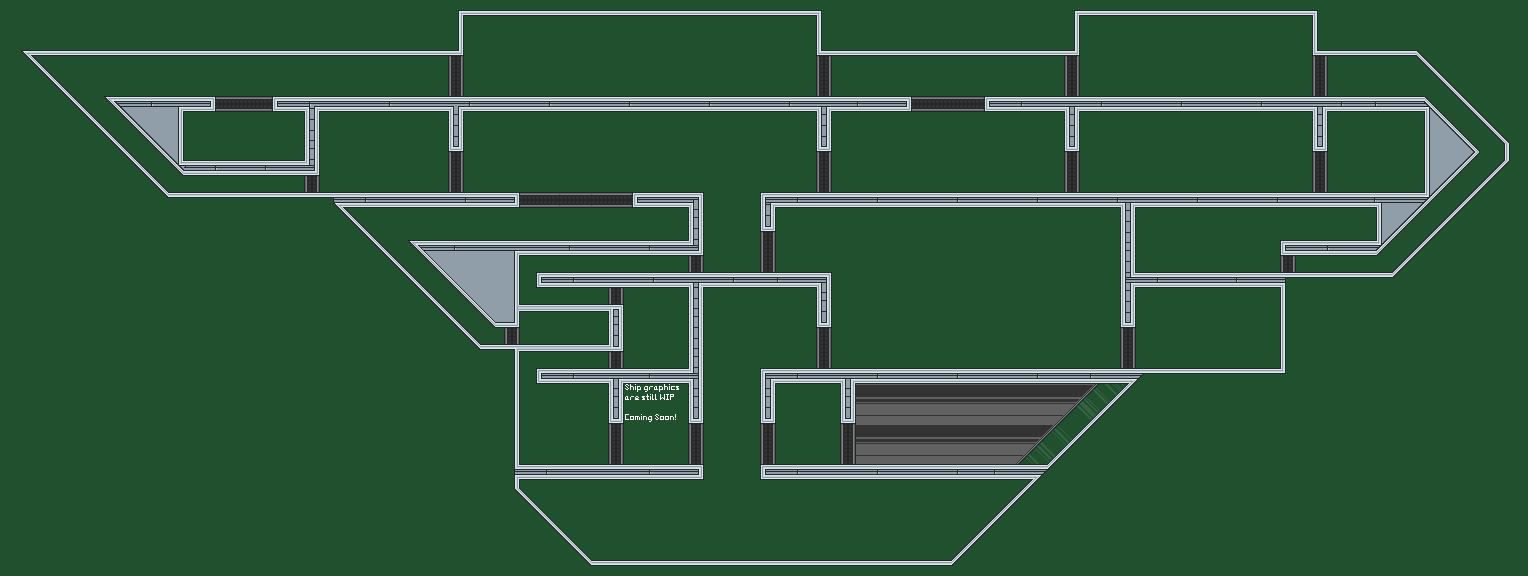
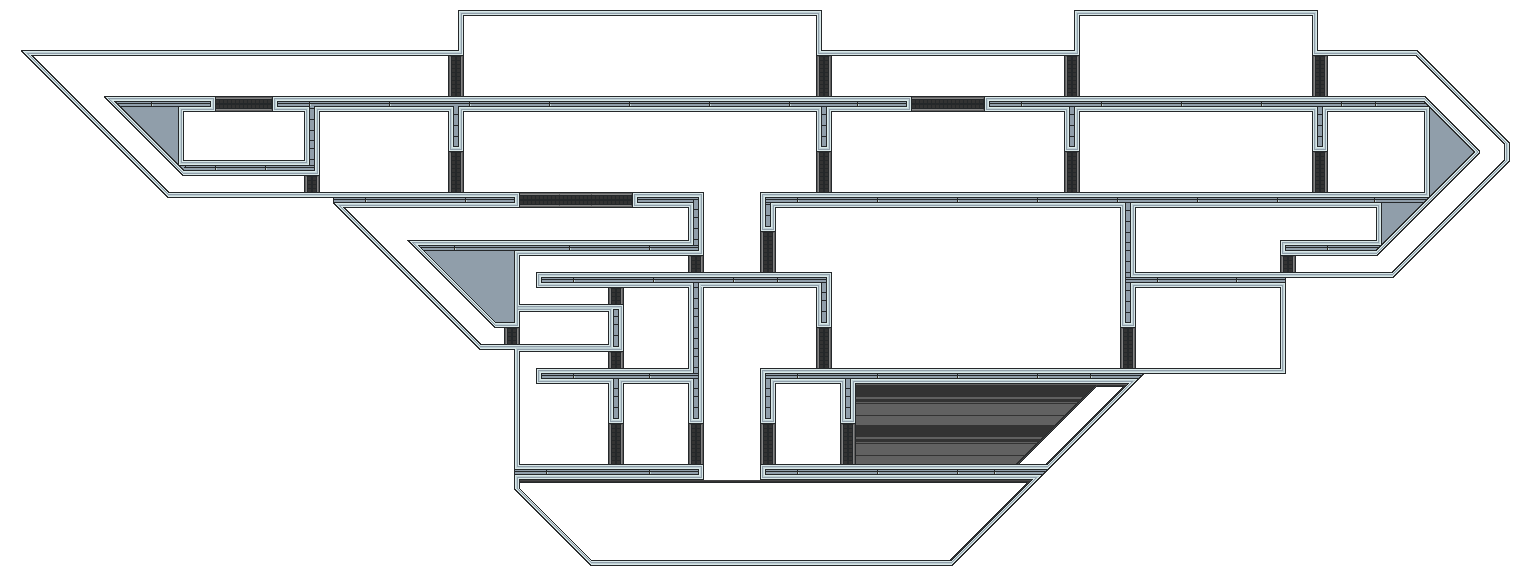
Two versions of the same layered image (w=1528, h=576). Layer-by-layer changes:
painted on "glass shine" over box(1048, 384, 1125, 462)
painted on "interior" over box(520, 384, 1127, 560)
hid "tail test" over box(0, 0, 1528, 576)
